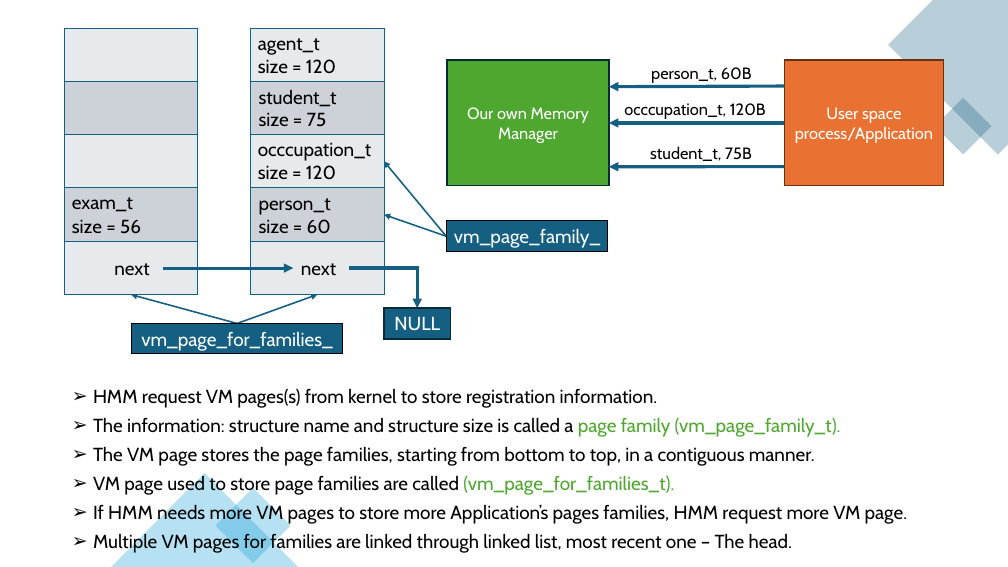
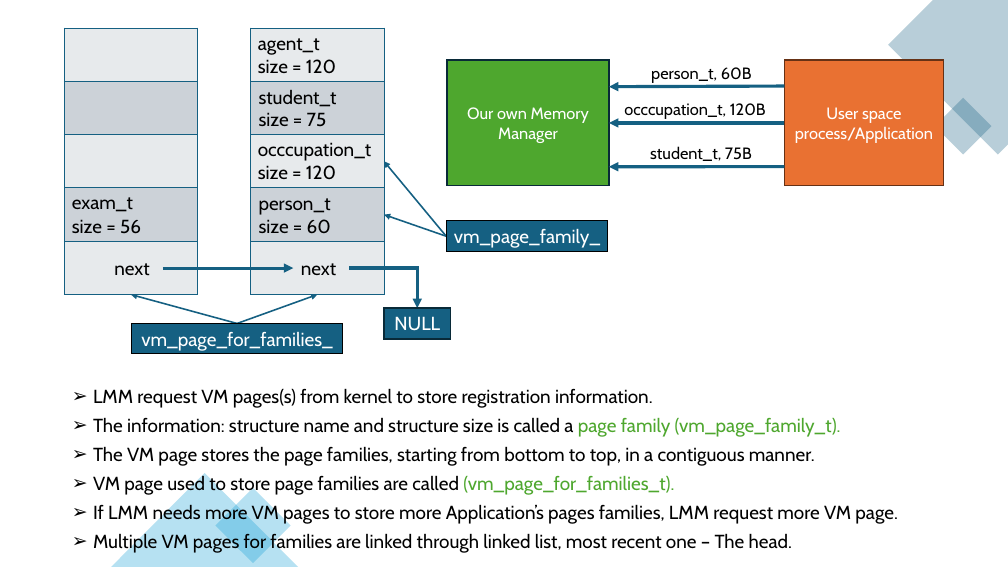
Before and after one commit to Mahmoud-Abdelraouf/STmicro-System-Programming-under-Linux, a slide deck: slide 17 of 04.Advanced/Tasks/Heap_Memory_Manager/HeapMemoryManagement.pptx. Drawn at 1008x567 pixels with LibreOffice and Linux fonts; fonts in the diff are those of the drawing. Boxes give left, top, right and bottom in pixels: in the first picture for what was removed or moved away, otherwise in the second. Text is boxed around its words. In the diff, an @@ line names an element or a change of style, - is before the commit and + after.

```diff
--- a/04.Advanced/Tasks/Heap_Memory_Manager/HeapMemoryManagement.pptx
+++ b/04.Advanced/Tasks/Heap_Memory_Manager/HeapMemoryManagement.pptx
@@ text at bbox=[93, 388, 653, 408]: text changed @@
-➢ HMM request VM pages(s) from kernel to store registration information.
+➢ LMM request VM pages(s) from kernel to store registration information.
@@ text at bbox=[93, 503, 898, 524]: text changed @@
-➢ If HMM needs more VM pages to store more Application’s pages families, HMM request more VM page.
+➢ If LMM needs more VM pages to store more Application’s pages families, LMM request more VM page.
```
Also in this commit, not shown: 12 other slides changed, 5 slides added.
